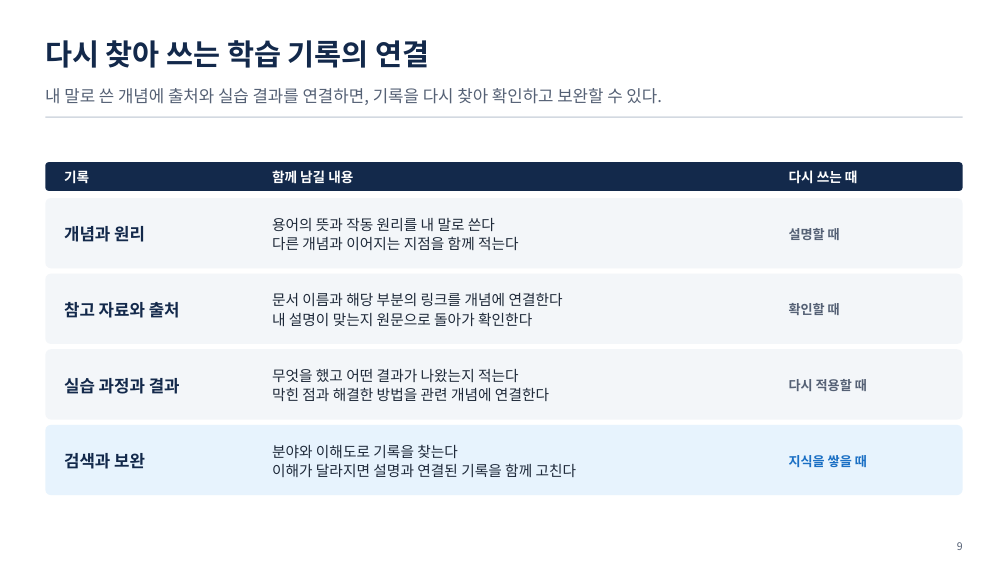
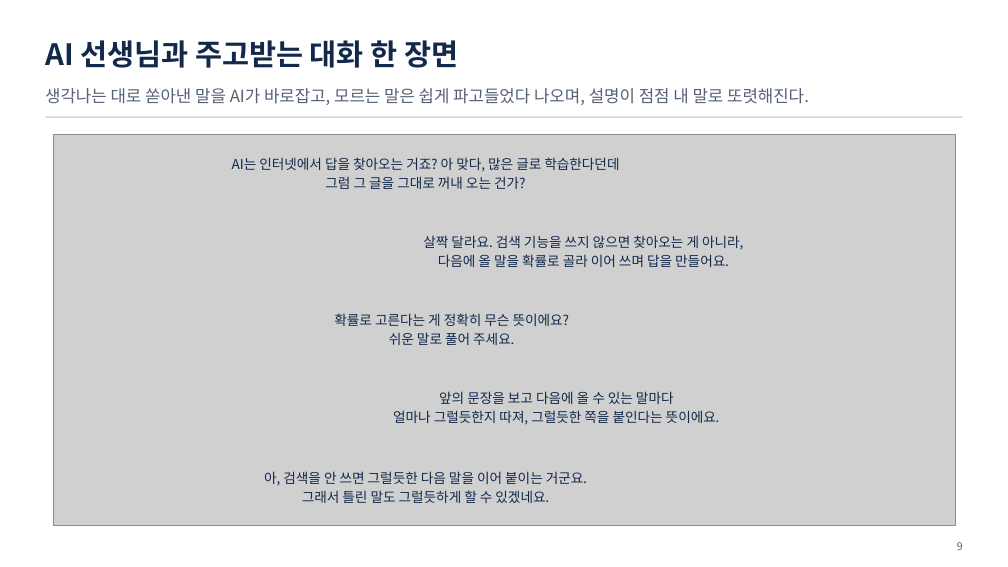
Before and after one commit to uengine-oss/hyd-iot-edu, a slide deck: slide 9 of workspace/강의제작/산출물/통합반/이론/01회차/통합반_01일차.pptx. Drawn at 1008x567 pixels with LibreOffice and Linux fonts; fonts in the diff are those of the drawing; grey boxes stand for pictures. Boxes give left, top, right and bottom in pixels: in the first picture for what was removed or moved away, otherwise in the second. Text is boxed around its words. In the diff, an @@ line names an element or a change of style, - is before the commit and + after.

Commit message:
1회차 이론 01편 덱 확정(사용자 확정): 학습목표 카드 이름 · 목차 세 단원 · 5장 요약 맡기면 일 두 배 → 바로 덤벼든다 · 8장 내 것으로 만든 것과 아닌 것 · 9장 AI 선생님 대화 삽화(새 그림) · 10장 학습노트에 남기기 = 지식 자산화 · 12장 실습 소개(오늘은 학습노트 만들기만) · 64장 03 단원 이름 「판단의 바탕이 되는 온톨로지의 필요성」. 확정 PPTX는 그 장만 장교체 + 노트주입

```diff
--- a/workspace/강의제작/산출물/통합반/이론/01회차/통합반_01일차.pptx
+++ b/workspace/강의제작/산출물/통합반/이론/01회차/통합반_01일차.pptx
@@ text at bbox=[45, 40, 458, 68]: text changed @@
-다시 찾아 쓰는 학습 기록의 연결
+AI 선생님과 주고받는 대화 한 장면
@@ text at bbox=[45, 88, 809, 105]: text changed @@
-내 말로 쓴 개념에 출처와 실습 결과를 연결하면, 기록을 다시 찾아 확인하고 보완할 수 있다.
+생각나는 대로 쏟아낸 말을 AI가 바로잡고, 모르는 말은 쉽게 파고들었다 나오며, 설명이 점점 내 말로 또렷해진다.
@@ picture added at bbox=[53, 135, 955, 526] @@
@@ rounded rectangle removed at bbox=[45, 162, 963, 191] @@
@@ text removed at bbox=[64, 170, 89, 184] @@
-기록
@@ text added at bbox=[232, 157, 619, 189], 13 pt, text #13294B @@
+AI는 인터넷에서 답을 찾아오는 거죠? 아 맞다, 많은 글로 학습한다던데
+그럼 그 글을 그대로 꺼내 오는 건가?
@@ rounded rectangle removed at bbox=[45, 198, 963, 268] @@
@@ text removed at bbox=[64, 226, 145, 242] @@
-개념과 원리
@@ text removed at bbox=[272, 218, 519, 250] @@
-용어의 뜻과 작동 원리를 내 말로 쓴다
-다른 개념과 이어지는 지점을 함께 적는다
@@ text "살짝 달라요. 검색 기능을 쓰지 ..." at bbox=[423, 235, 743, 267]: vertical alignment middle to top @@
@@ text at bbox=[423, 235, 743, 267]: text changed; text colour #FFFFFF to #13294B; bold off @@
-함께 남길 내용
+살짝 달라요. 검색 기능을 쓰지 않으면 찾아오는 게 아니라,
+다음에 올 말을 확률로 골라 이어 쓰며 답을 만들어요.
@@ text removed at bbox=[789, 228, 840, 240] @@
-설명할 때
@@ rounded rectangle removed at bbox=[45, 274, 963, 344] @@
@@ text removed at bbox=[272, 293, 563, 326] @@
-문서 이름과 해당 부분의 링크를 개념에 연결한다
-내 설명이 맞는지 원문으로 돌아가 확인한다
@@ text removed at bbox=[64, 302, 180, 318] @@
-참고 자료와 출처
@@ text "확률로 고른다는 게 정확히 무슨 ..." at bbox=[334, 313, 569, 345]: vertical alignment middle to top @@
@@ text at bbox=[334, 313, 569, 345]: text changed; text colour #FFFFFF to #13294B; bold off @@
-다시 쓰는 때
+확률로 고른다는 게 정확히 무슨 뜻이에요?
+쉬운 말로 풀어 주세요.
@@ text removed at bbox=[789, 303, 840, 315] @@
-확인할 때
@@ rounded rectangle removed at bbox=[45, 349, 963, 420] @@
@@ text removed at bbox=[64, 378, 180, 394] @@
-실습 과정과 결과
@@ text removed at bbox=[272, 369, 549, 401] @@
-무엇을 했고 어떤 결과가 나왔는지 적는다
-막힌 점과 해결한 방법을 관련 개념에 연결한다
@@ text removed at bbox=[789, 379, 867, 391] @@
-다시 적용할 때
@@ text added at bbox=[393, 391, 720, 425], 13 pt, text #13294B @@
+앞의 문장을 보고 다음에 올 수 있는 말마다
+얼마나 그럴듯한지 따져, 그럴듯한 쪽을 붙인다는 뜻이에요.
@@ rounded rectangle removed at bbox=[45, 425, 963, 495] @@
@@ text removed at bbox=[272, 445, 577, 477] @@
-분야와 이해도로 기록을 찾는다
-이해가 달라지면 설명과 연결된 기록을 함께 고친다
@@ text removed at bbox=[64, 453, 145, 469] @@
-검색과 보완
@@ text added at bbox=[264, 471, 587, 503], 13 pt, text #13294B @@
+아, 검색을 안 쓰면 그럴듯한 다음 말을 이어 붙이는 거군요.
+그래서 틀린 말도 그럴듯하게 할 수 있겠네요.
@@ text removed at bbox=[789, 455, 867, 467] @@
-지식을 쌓을 때
```
Also in this commit, not shown: 7 other slides changed, 4 other files.
